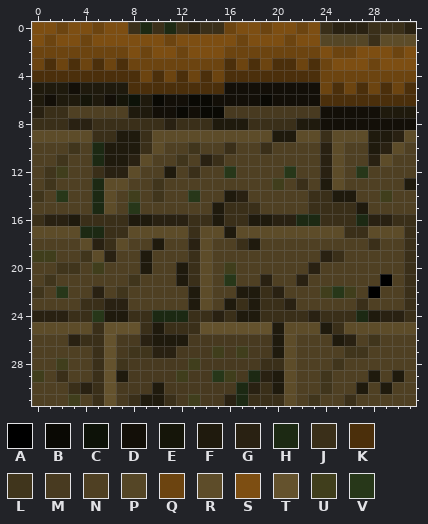
Two states of a pixel-art sprite, trunk/gfx/map/dungeon/111.png. Above: the version before the commit.
The file is 32x32 pixels. Colours within 5 levels of each other are drawn and written as one.
Palette (. is transparent): A #000000  B #0a0904  C #0d1208  D #130f08  E #151509  F #1f1a0d  G #292112  H #1c2913  J #3a2f19  K #4b2f0b  L #40351c  M #483a20  N #4f4023  P #554626  Q #6c4410  R #5d4c29  S #7d4e12  T #64522d  U #403e1c  V #273719
The same view after the edit:
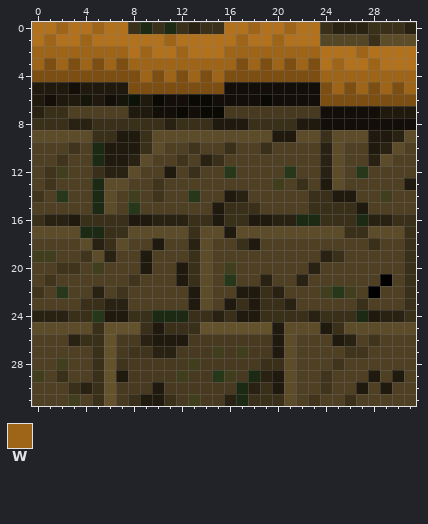
Colours new in this view: W #9e6417
From old to new:
colour K: #4b2f0b -> #7d4e12
colour S: #7d4e12 -> #b2711c
Changed rows in their new state; - is a pixel that keeps its letter.
first column x 0:
 0 --W--W----------S-WS-WS---------
 1 -W--W------W-----W--WS----------
 2 WWWWWWWW-W--W---WWWWWWWW-SSW--S-
 3 W-W-W-W-WWWWWWWWWKWKW-W-SW--W---
 4 ---------W-W-W-W--------WWWWWWWW
 5 ------------------------KWKWKWKW
Changed places in both pictures, as pixel boxes (x1, y1, x2, y2):
changed: (32, 22, 416, 106)
